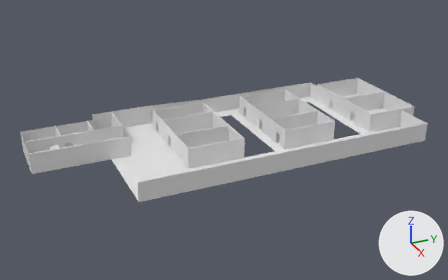
Two versions of the Blender file ExhamHorror/Assets/Models/ExactumFirstFloor.blend, one commit apart.
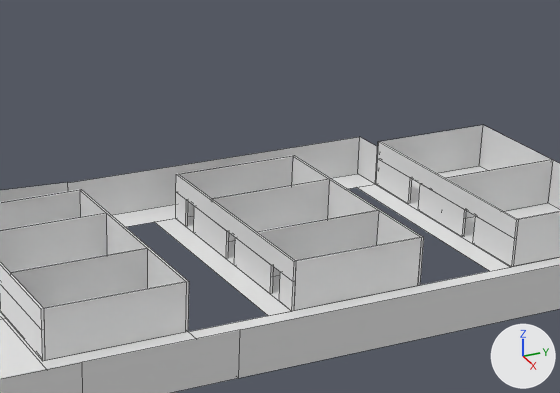
There are two pictures of each version: one whole from a 50 mm lens placed at (102.1, -35.2, 51.7), pointed at (-0.1, 10.8, 0.6), one close up on the part from 38% to 86% of the width and 11% to 65% of the height. Arrows for +X, +Y and +Z are at lower right; the lights stay in place. The close-ups show mesh edges as thin lines.

Script lines for the objects in view, before the commit:
```python
me_cube_004 = bpy.data.meshes.new('Cube.004')
me_cube_004.from_pydata([(-1.0, -1.0, -1.0), (-1.0, 1.0, -1.0), (1.0, 1.0, -1.0), (1.0, -1.0, -1.0), (-1.0, -1.0, 1.0), (-1.0, 1.0, 1.0), (1.0, 1.0, 1.0), (1.0, -1.0, 1.0)], [], [(4, 5, 1, 0), (5, 6, 2, 1), (6, 7, 3, 2), (7, 4, 0, 3), (7, 6, 5, 4)])
me_cube_010 = bpy.data.meshes.new('Cube.010')
me_cube_010.from_pydata([(-1.0, -1.0, -1.0), (-1.0, 1.0, -1.0), (1.0, 1.0, -1.0), (1.0, -1.0, -1.0), (-1.0, -1.0, 1.0), (-1.0, 1.0, 1.0), (1.0, 1.0, 1.0), (1.0, -1.0, 1.0)], [], [(4, 5, 1, 0), (6, 7, 3, 2), (7, 6, 5, 4)])
me_cube_038 = bpy.data.meshes.new('Cube.038')
me_cube_038.from_pydata(...)  # a box spanning x -1.0..1.0, y -1.0..1.0, z -1.0..1.0
ob_cube = bpy.data.objects.new('Cube', me_cube_038)
ob_cube.location = (-2.48, 0.33, 3.2)
ob_cube.scale = (10.1, 0.1, 0.8)
ob_cube_004 = bpy.data.objects.new('Cube.004', me_cube_004)
ob_cube_004.location = (-2.48, 11.45, 2.0)
ob_cube_004.scale = (10.1, 0.1, 2.0)
ob_cube_009 = bpy.data.objects.new('Cube.009', me_cube_010)
ob_cube_009.location = (-12.44, 25.8, 2.0)
ob_cube_009.scale = (0.1, 5.46, 2.0)
# also in view: 'Cube.005' at (7.5, 5.9, 2.0); 'Cube.020' at (-6.2, 25.8, 2.0); 'Cube.021' at (-2.5, 45.7, 2.0); 'Plane.004' at (-2.5, 44.5, 2.0); 'Cube.016' at (-6.1, 20.2, 1.2)
```
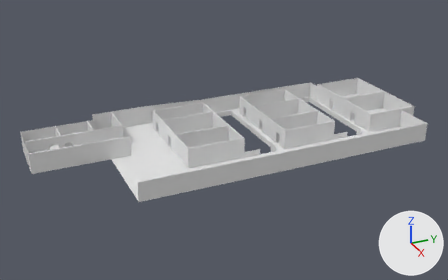
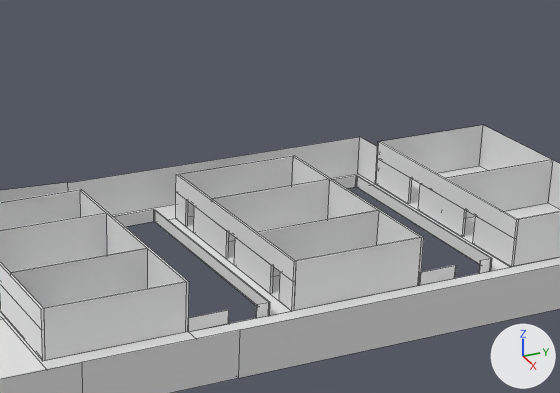
Commit message: Exactum 1st floor almost finished 2

Boxes (x1, y1, x2, y2) around the edits, measured in the close-ups (560 x 393 px):
'Cube.011', added
    after: (356, 176, 492, 271)
'Cube.010', added
    after: (154, 210, 270, 315)
'Cube.037', added
    after: (188, 310, 229, 332)
'Cube.038', added
    after: (419, 265, 456, 286)
'Cube.025', added
    after: (113, 210, 154, 227)
'Cube.012', added
    after: (332, 176, 357, 189)
'Cube.033', added
    after: (256, 302, 269, 318)
'Cube.039', added
    after: (479, 258, 492, 273)

Diff of the bpy script that builds the scene:
```diff
--- a/ExhamHorror/Assets/Models/ExactumFirstFloor.blend.py
+++ b/ExhamHorror/Assets/Models/ExactumFirstFloor.blend.py
@@ ob_cube_010 @@
+ob_cube_010 = bpy.data.objects.new('Cube.010', me_cube_038.copy())  # the mesh of ob_cube
+ob_cube_010.location = (-2.48, 18.2, 0.55)
+ob_cube_010.scale = (10.1, 0.05, 0.55)
@@ ob_cube_011 @@
+ob_cube_011 = bpy.data.objects.new('Cube.011', me_cube_038.copy())  # the mesh of ob_cube
+ob_cube_011.location = (-2.48, 38.0, 0.55)
+ob_cube_011.scale = (10.1, 0.05, 0.55)
@@ ob_cube_012 @@
+ob_cube_012 = bpy.data.objects.new('Cube.012', me_cube_038.copy())  # the mesh of ob_cube
+ob_cube_012.location = (-12.59, 34.65, 0.55)
+ob_cube_012.scale = (0.05, 3.3, 0.55)
@@ ob_cube_025 @@
+ob_cube_025 = bpy.data.objects.new('Cube.025', me_cube_038.copy())  # the mesh of ob_cube
+ob_cube_025.location = (-12.59, 14.85, 0.55)
+ob_cube_025.scale = (0.05, 3.3, 0.55)
@@ ob_cube_033 @@
+ob_cube_033 = bpy.data.objects.new('Cube.033', me_cube_038.copy())  # the mesh of ob_cube
+ob_cube_033.location = (7.59, 17.65, 0.55)
+ob_cube_033.scale = (0.05, 0.5, 0.55)
@@ ob_cube_037 @@
+ob_cube_037 = bpy.data.objects.new('Cube.037', me_cube_038.copy())  # the mesh of ob_cube
+ob_cube_037.location = (7.59, 13.2, 0.55)
+ob_cube_037.scale = (0.05, 1.65, 0.55)
@@ ob_cube_038 @@
+ob_cube_038 = bpy.data.objects.new('Cube.038', me_cube_038.copy())  # the mesh of ob_cube
+ob_cube_038.location = (7.59, 33.0, 0.55)
+ob_cube_038.scale = (0.05, 1.65, 0.55)
@@ ob_cube_039 @@
+ob_cube_039 = bpy.data.objects.new('Cube.039', me_cube_038.copy())  # the mesh of ob_cube
+ob_cube_039.location = (7.59, 37.45, 0.55)
+ob_cube_039.scale = (0.05, 0.5, 0.55)
```
